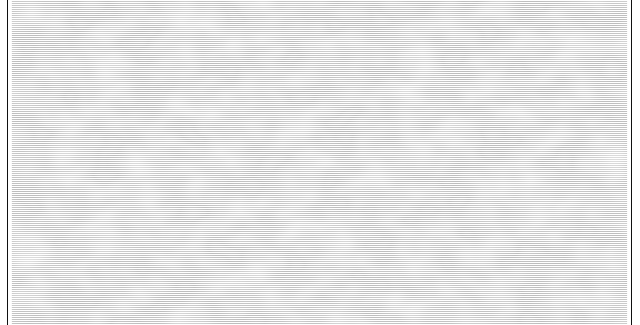
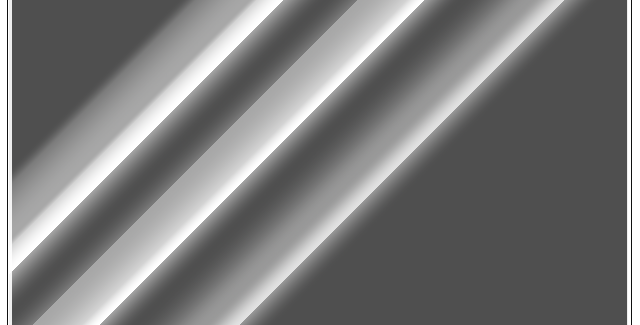
The second 640x325 image is a revision of the first. Changes to its layers:
added layer "Console Window" (69%) above "Console Window.bak" over [9,0,628,325]
renamed "Console Window" to "Console Window.bak", hid it over [11,1,628,324]
